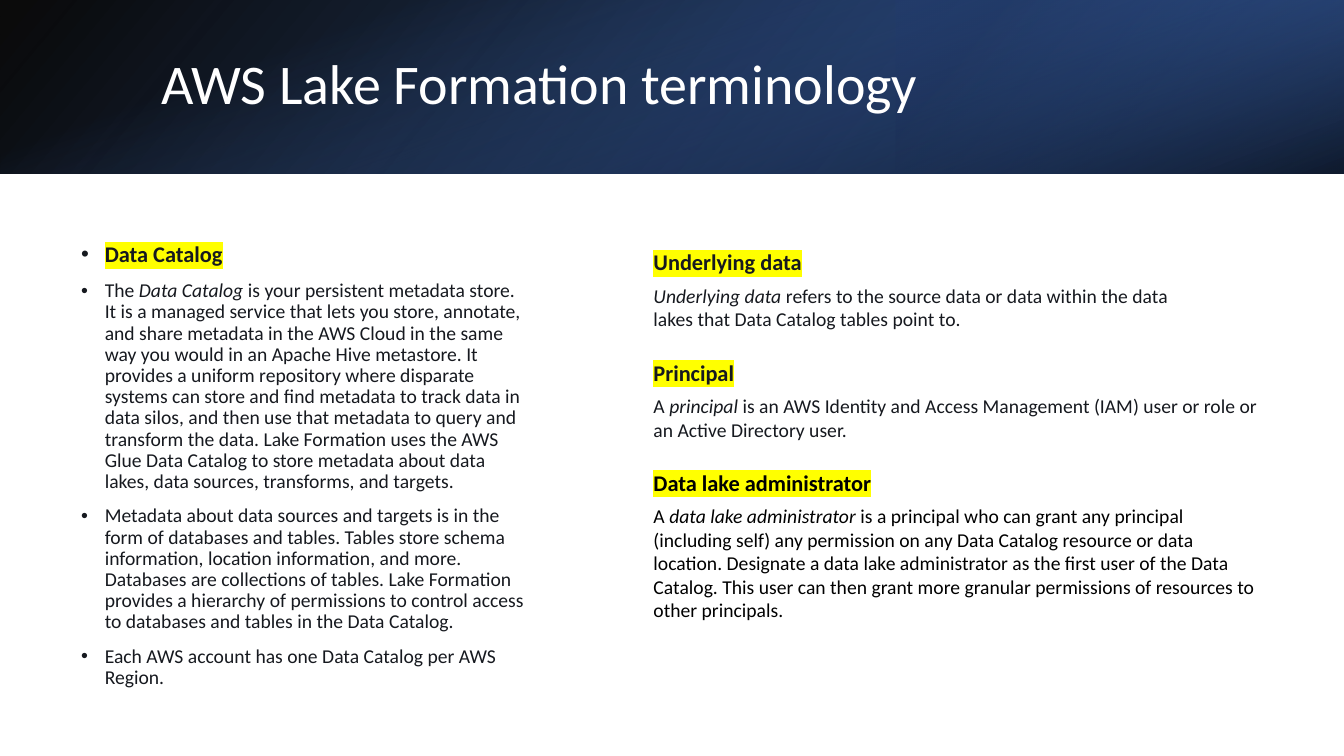
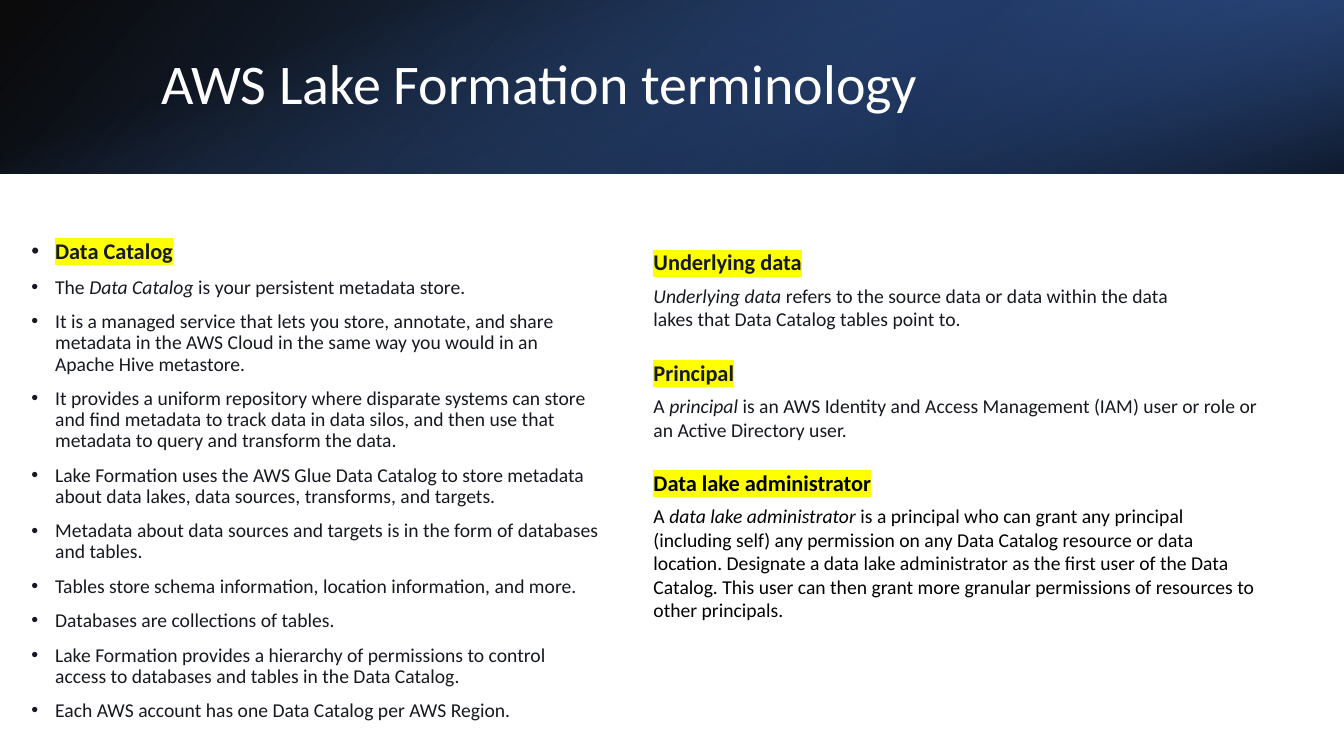
Before and after one commit to IlyaChakun/aws-iba-courses, a slide deck: slide 7 of lecture-materials/Analytics/aws_lake_formation/aws_lake_formation.pptx. Drawn at 1344x756 pixels with LibreOffice and Linux fonts; fonts in the diff are those of the drawing. Boxes give left, top, right and bottom in pixels: in the first picture for what was removed or moved away, otherwise in the second. Text is boxed around its words. In the diff, an @@ line names an element or a change of style, - is before the commit and + after.

```diff
--- a/lecture-materials/Analytics/aws_lake_formation/aws_lake_formation.pptx
+++ b/lecture-materials/Analytics/aws_lake_formation/aws_lake_formation.pptx
@@ text "Data Catalog": place and size @@
-text "Data Catalog" at (105, 246, 523, 688)
+text "Data Catalog" at (55, 243, 598, 721)
@@ text at (55, 280, 598, 687): text changed @@
-• The Data Catalog is your persistent metadata store. It is a managed service that lets you store, annotate, and share metadata in the AWS Cloud in the same way you would in an Apache Hive metastore. It provides a uniform repository where disparate systems can store and find metadata to track data in data silos, and then use that metadata to query and transform the data. Lake Formation uses the AWS Glue Data Catalog to store metadata about data lakes, data sources, transforms, and targets.
-• Metadata about data sources and targets is in the form of databases and tables. Tables store schema information, location information, and more. Databases are collections of tables. Lake Formation provides a hierarchy of permissions to control access to databases and tables in the Data Catalog.
+• The Data Catalog is your persistent metadata store.
+• It is a managed service that lets you store, annotate, and share metadata in the AWS Cloud in the same way you would in an Apache Hive metastore.
+• It provides a uniform repository where disparate systems can store and find metadata to track data in data silos, and then use that metadata to query and transform the data.
+• Lake Formation uses the AWS Glue Data Catalog to store metadata about data lakes, data sources, transforms, and targets.
+• Metadata about data sources and targets is in the form of databases and tables.
+• Tables store schema information, location information, and more.
+• Databases are collections of tables.
+• Lake Formation provides a hierarchy of permissions to control access to databases and tables in the Data Catalog.
```
Also in this commit, not shown: 8 other files.
